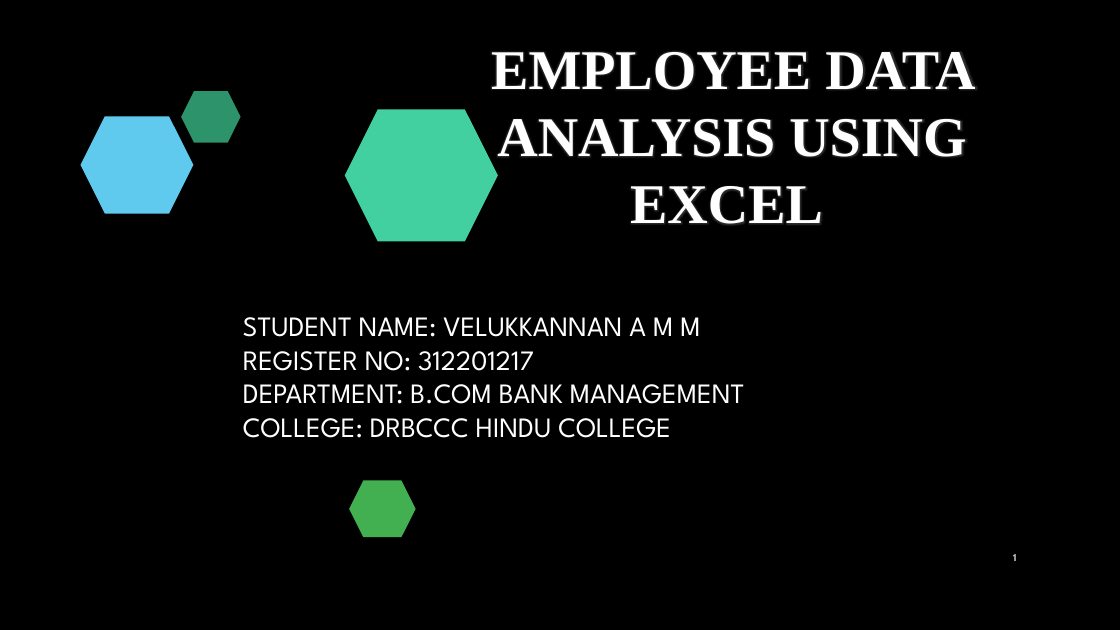
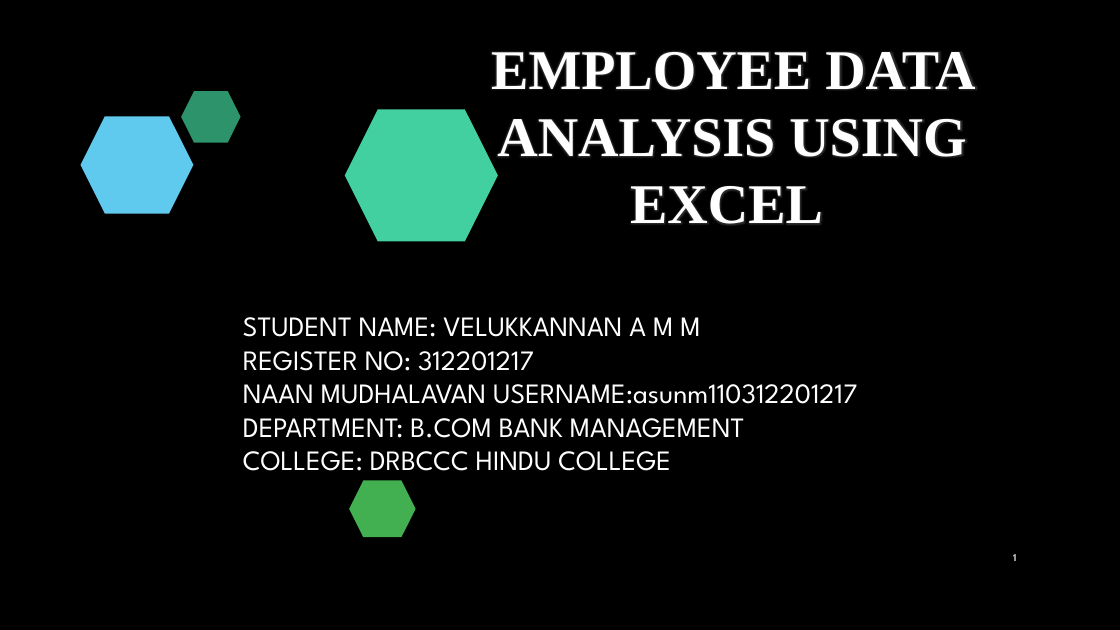
Before and after one commit to VELUKKANNAN/TNSDC-DATA-ANALYTICS, a slide deck: slide 1 of velukkannan naan mudhalvan project 2.pptx. Drawn at 1120x630 pixels with LibreOffice and Linux fonts; fonts in the diff are those of the drawing; background and template pictures are left out. Boxes give left, top, right and bottom in pixels: in the first picture for what was removed or moved away, otherwise in the second. Text is boxed around its words. In the diff, an @@ line names an element or a change of style, - is before the commit and + after.

```diff
--- a/velukkannan naan mudhalvan project 2.pptx
+++ b/velukkannan naan mudhalvan project 2.pptx
@@ text at bbox=[243, 384, 857, 404]: paragraph added @@
+NAAN MUDHALAVAN USERNAME:asunm110312201217
```
